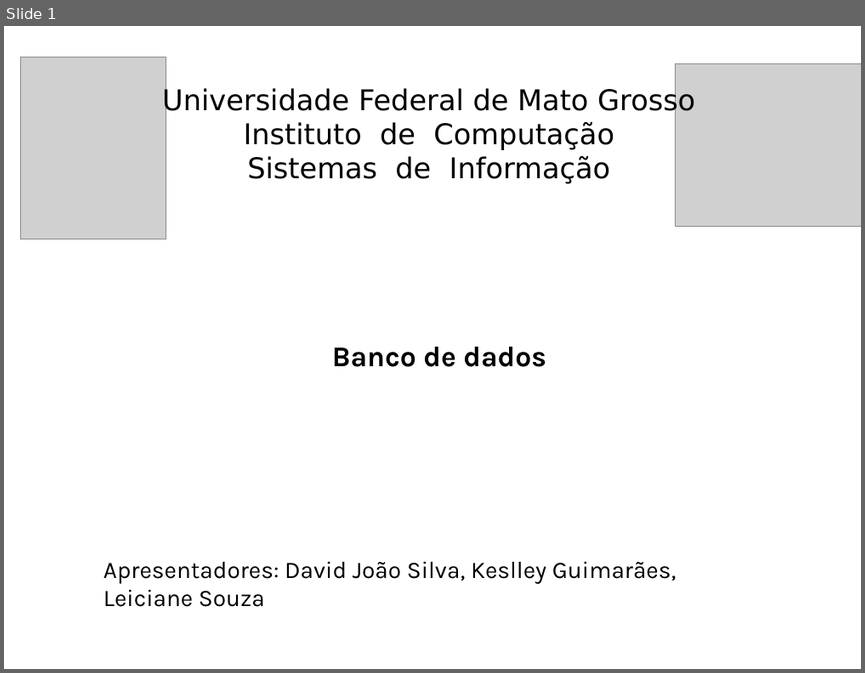
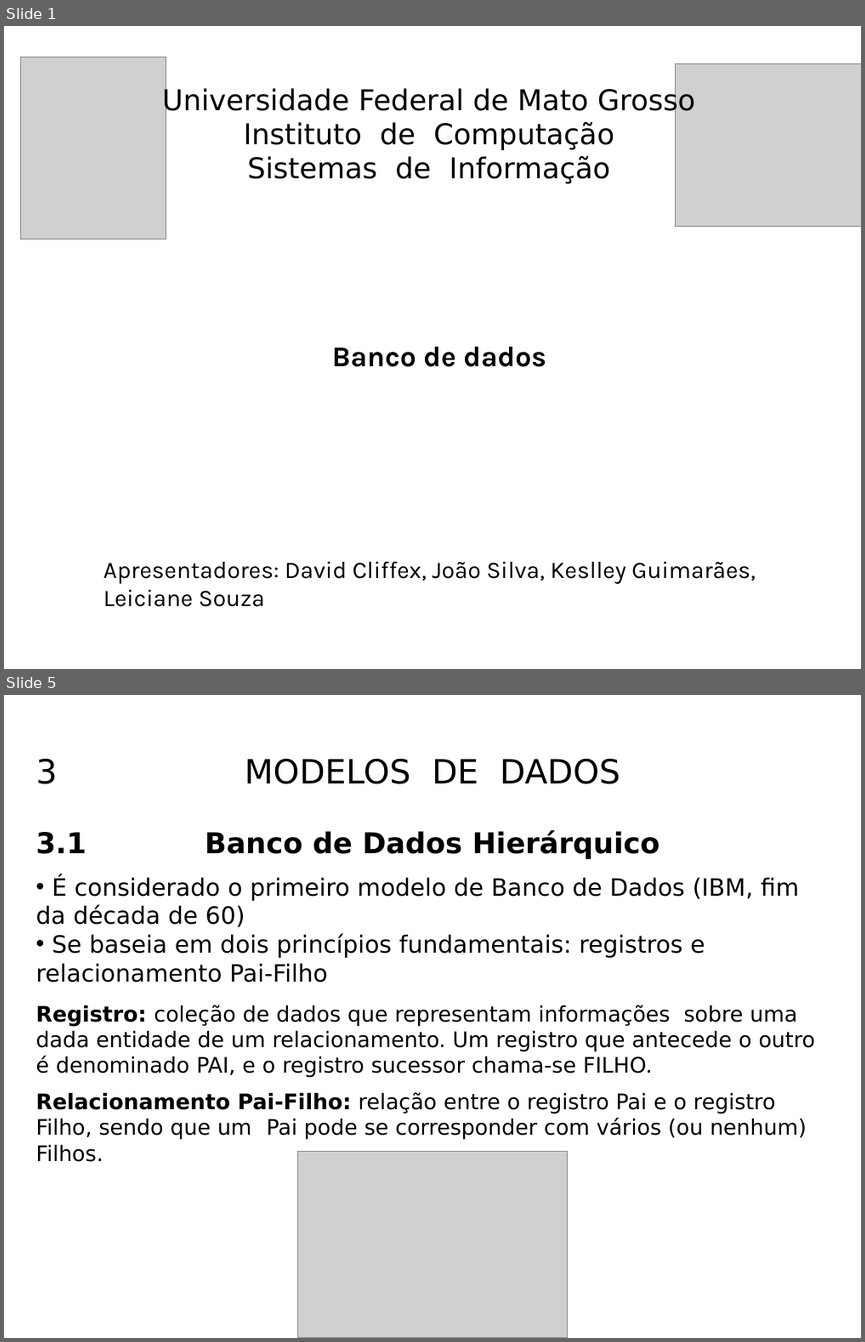
Before and after one commit to KeslleyWillian/Faculdade, a slide deck: 1-semestre/Fundamentos-da-computacao/Banco_de_dados.pptx. Shown one above the other, each under a label of ours: slide 1 before the commit, slides 1 and 5 after it; the slides between them are not shown. The pictures are 865x673 and 865x1342 pixels, drawn with LibreOffice and Linux fonts; fonts in the diff are those of the drawing; grey boxes stand for pictures. Boxes give left, top, right and bottom in pixels: in the first picture for what was removed or moved away, otherwise in the second. Text is boxed around its words. In the diff, an @@ line names an element or a change of style, - is before the commit and + after.

```diff
--- a/1-semestre/Fundamentos-da-computacao/Banco_de_dados.pptx
+++ b/1-semestre/Fundamentos-da-computacao/Banco_de_dados.pptx
@@ slide 5 added at (4, 695, 861, 1338), background #FFFFFF @@
@@ text added at (36, 759, 58, 784), 28 pt, text #000000 @@
+3
@@ text added at (245, 759, 620, 784), 28 pt, text #000000 @@
+MODELOS DE DADOS
@@ text added at (36, 832, 86, 854), 24 pt, text #000000, bold @@
+3.1
@@ text added at (205, 830, 660, 859), 24 pt, text #000000, bold @@
+Banco de Dados Hierárquico
@@ text added at (36, 876, 799, 982), 20 pt, text #000000 @@
+• É considerado o primeiro modelo de Banco de Dados (IBM, fim da década de 60)
+• Se baseia em dois princípios fundamentais: registros e relacionamento Pai-Filho
@@ text added at (36, 1004, 815, 1077), 18 pt, text #000000 @@
+Registro: coleção de dados que representam informações sobre uma dada entidade de um relacionamento. Um registro que antecede o outro é denominado PAI, e o registro sucessor chama-se FILHO.
@@ text added at (36, 1092, 806, 1162), 18 pt, text #000000 @@
+Relacionamento Pai-Filho: relação entre o registro Pai e o registro Filho, sendo que um Pai pode se corresponder com vários (ou nenhum) Filhos.
@@ picture added at (298, 1151, 568, 1338) @@
@@ slide 1 changed as well @@
@@ text at (103, 561, 755, 607): text changed @@
-Apresentadores: David João Silva, Keslley Guimarães, Leiciane Souza
+Apresentadores: David Cliffex, João Silva, Keslley Guimarães, Leiciane Souza
```
Also in this commit, not shown: 4 other slides changed, 14 other slides added, 6 slides removed, 20 other files.
